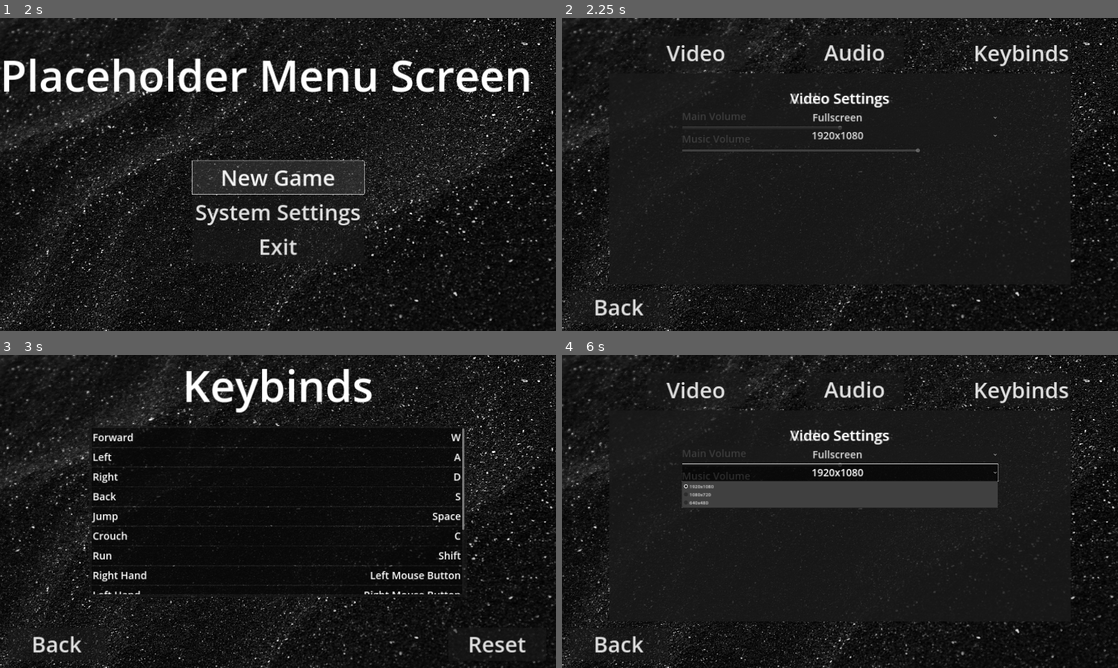
Above: before the commit, frames 1-4 (two rows, left to right).
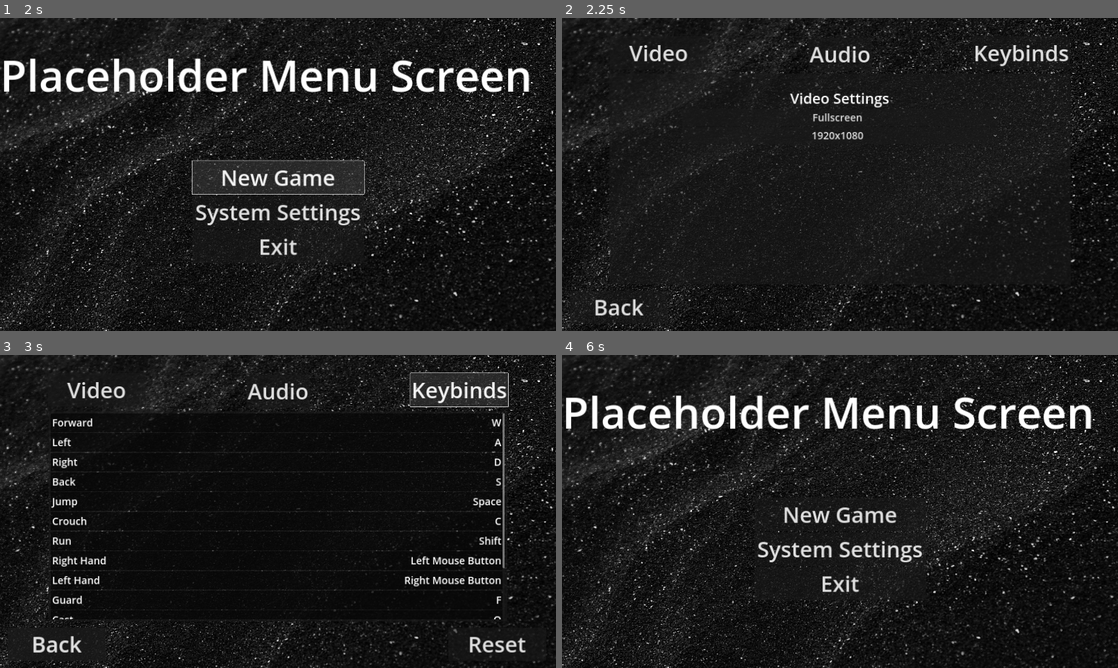
Above: after the commit, the same moments.

Repository: Zapiltar-E7/MenuConcept
Game: Godot game, scene res://Menus/main_menu_PHDR.tscn
Same seed, same stepped clock (60 frames per second), same inputs: the game is played once before the commit and once after it.
Inputs (mouse positions are in pixels of both pictures, inside the frame that each line leads up to):
- Up to frame 1 (2 s): click "New Game" at 0.5 s; click "New Game" at 1.25 s
- Up to frame 2 (2.25 s): click "System Settings" at 2 s
- Up to frame 3 (3 s): click "Keybinds" at 2.75 s
- Up to frame 4 (6 s): click (656, 389) at 3.5 s, where only the run after the commit has a clickable "Video"; click (840, 392) at 4.25 s, where only the run after the commit has a clickable "Audio"; click "Back" at 5 s; click (840, 473) at 5.75 s, where only the run before the commit has a clickable "1920x1080"

Frame 1 is identical in both runs. In frame 2, 1.9% of the frame differs, in the area x 8-92%, y 5-86%; in frame 3, 8.8%; in frame 4, 15%, in the area x 0-96%, y 5-98%.

Commit message:
Fully Functional
All In One Menu fully functional

Diff:
--- a/soul-like-shenanigans/Menus/main_menu_PHDR.tscn
+++ b/soul-like-shenanigans/Menus/main_menu_PHDR.tscn
@@ -94,7 +94,6 @@
 layout_mode = 1
 
 [node name="Keybinds" parent="." instance=ExtResource("3_kiphy")]
-unique_name_in_owner = true
 visible = false
 layout_mode = 1
 
--- a/soul-like-shenanigans/Menus/scripts/system_settings.gd
+++ b/soul-like-shenanigans/Menus/scripts/system_settings.gd
@@ -17,6 +17,11 @@
 	main_volume_slider.value = audio_settings.main_volume
 	music_volume_slider.value = audio_settings.music_volume
 
+func _input(event):
+	if event.is_action_pressed("ui_cancel"):
+		%"System Settings".visible = false
+		%"Start Screen".visible = true
+
 func _on_back_pressed():
 	%"Start Screen".visible = true
 	%"System Settings".visible = false
@@ -24,14 +29,17 @@
 func _on_video_settings_button_pressed():
 	%"Video Settings Container".visible = true
 	%"Audio Settings Container".visible = false
+	%Keybinds.visible = false
 
 func _on_audio_settings_button_pressed():
 	%"Video Settings Container".visible = false
 	%"Audio Settings Container".visible = true
+	%Keybinds.visible = false
 
 func _on_keybinds_pressed():
-	%"System Settings".visible = false
 	%Keybinds.visible = true
+	%"Video Settings Container".visible = false
+	%"Audio Settings Container".visible = false
 
 
 func _on_screen_mode_item_selected(index):
--- a/soul-like-shenanigans/Menus/system_settings.tscn
+++ b/soul-like-shenanigans/Menus/system_settings.tscn
@@ -1,6 +1,8 @@
-[gd_scene load_steps=2 format=3 uid="uid://envu7citva8h"]
+[gd_scene load_steps=4 format=3 uid="uid://envu7citva8h"]
 
 [ext_resource type="Script" path="res://Menus/scripts/system_settings.gd" id="1_toewp"]
+[ext_resource type="Script" path="res://Menus/scripts/keybinds_phdr.gd" id="2_ts6p5"]
+[ext_resource type="PackedScene" uid="uid://dqpd0kro067ie" path="res://Menus/keybind menu/input_button.tscn" id="3_bwuc3"]
 
 [node name="System Settings" type="Control"]
 layout_mode = 3
@@ -11,8 +13,89 @@
 grow_vertical = 2
 script = ExtResource("1_toewp")
 
+[node name="Keybinds" type="Control" parent="."]
+unique_name_in_owner = true
+visible = false
+layout_mode = 1
+anchors_preset = 15
+anchor_right = 1.0
+anchor_bottom = 1.0
+grow_horizontal = 2
+grow_vertical = 2
+script = ExtResource("2_ts6p5")
+
+[node name="Back" type="Button" parent="Keybinds"]
+layout_mode = 2
+offset_left = 27.0
+offset_top = 940.0
+offset_right = 365.0
+offset_bottom = 1051.0
+theme_override_font_sizes/font_size = 75
+text = "Back"
+
+[node name="Label" type="Label" parent="Keybinds"]
+visible = false
+layout_mode = 1
+anchors_preset = 5
+anchor_left = 0.5
+anchor_right = 0.5
+offset_left = -330.0
+offset_right = 330.0
+offset_bottom = 205.0
+grow_horizontal = 2
+theme_override_font_sizes/font_size = 150
+text = "Keybinds"
+horizontal_alignment = 1
+vertical_alignment = 1
+
+[node name="Reset Button" type="Button" parent="Keybinds"]
+layout_mode = 2
+offset_left = 1548.0
+offset_top = 940.0
+offset_right = 1886.0
+offset_bottom = 1051.0
+focus_mode = 0
+theme_override_font_sizes/font_size = 75
+text = "Reset"
+
+[node name="PanelContainer" type="PanelContainer" parent="Keybinds"]
+layout_mode = 1
+anchors_preset = 8
+anchor_left = 0.5
+anchor_top = 0.5
+anchor_right = 0.5
+anchor_bottom = 0.5
+offset_left = -792.0
+offset_top = -346.0
+offset_right = 792.0
+offset_bottom = 380.0
+grow_horizontal = 2
+grow_vertical = 2
+
+[node name="MarginContainer" type="MarginContainer" parent="Keybinds/PanelContainer"]
+layout_mode = 2
+theme_override_constants/margin_left = 8
+theme_override_constants/margin_top = 8
+theme_override_constants/margin_right = 8
+theme_override_constants/margin_bottom = 8
+
+[node name="VBoxContainer" type="VBoxContainer" parent="Keybinds/PanelContainer/MarginContainer"]
+layout_mode = 2
+
+[node name="ScrollContainer" type="ScrollContainer" parent="Keybinds/PanelContainer/MarginContainer/VBoxContainer"]
+layout_mode = 2
+size_flags_vertical = 3
+
+[node name="ActionList" type="VBoxContainer" parent="Keybinds/PanelContainer/MarginContainer/VBoxContainer/ScrollContainer"]
+layout_mode = 2
+size_flags_horizontal = 3
+
+[node name="InputButton" parent="Keybinds/PanelContainer/MarginContainer/VBoxContainer/ScrollContainer/ActionList" instance=ExtResource("3_bwuc3")]
+layout_mode = 2
+
 [node name="Audio Settings Container" type="PanelContainer" parent="."]
 unique_name_in_owner = true
+visible = false
 layout_mode = 1
 anchors_preset = 8
 anchor_left = 0.5
@@ -177,9 +260,9 @@
 anchor_top = 1.0
 anchor_right = 0.5
 anchor_bottom = 1.0
-offset_left = -666.0
+offset_left = -795.0
 offset_top = -1013.0
-offset_right = -328.0
+offset_right = -457.0
 offset_bottom = -902.0
 grow_horizontal = 2
 grow_vertical = 0
@@ -188,20 +271,19 @@
 
 [node name="Audio Settings Button" type="Button" parent="."]
 layout_mode = 1
-anchors_preset = 7
-anchor_left = 0.5
-anchor_top = 1.0
-anchor_right = 0.5
-anchor_bottom = 1.0
-offset_left = -118.0
-offset_top = -1015.0
-offset_right = 220.0
-offset_bottom = -904.0
-grow_horizontal = 2
-grow_vertical = 0
+anchors_preset = 5
+anchor_left = 0.5
+anchor_right = 0.5
+offset_left = -109.5
+offset_top = 67.0
+offset_right = 109.5
+offset_bottom = 178.0
+grow_horizontal = 2
 theme_override_font_sizes/font_size = 75
 text = "Audio"
 
+[connection signal="pressed" from="Keybinds/Back" to="Keybinds" method="_on_back_pressed"]
+[connection signal="pressed" from="Keybinds/Reset Button" to="Keybinds" method="_on_reset_button_pressed"]
 [connection signal="drag_ended" from="Audio Settings Container/MarginContainer/VBoxContainer/ScrollContainer/VBoxContainer/MainVolume" to="." method="_on_main_volume_drag_ended"]
 [connection signal="value_changed" from="Audio Settings Container/MarginContainer/VBoxContainer/ScrollContainer/VBoxContainer/MainVolume" to="." method="_on_main_volume_value_changed"]
 [connection signal="drag_ended" from="Audio Settings Container/MarginContainer/VBoxContainer/ScrollContainer/VBoxContainer/MusicVolume" to="." method="_on_music_volume_drag_ended"]
